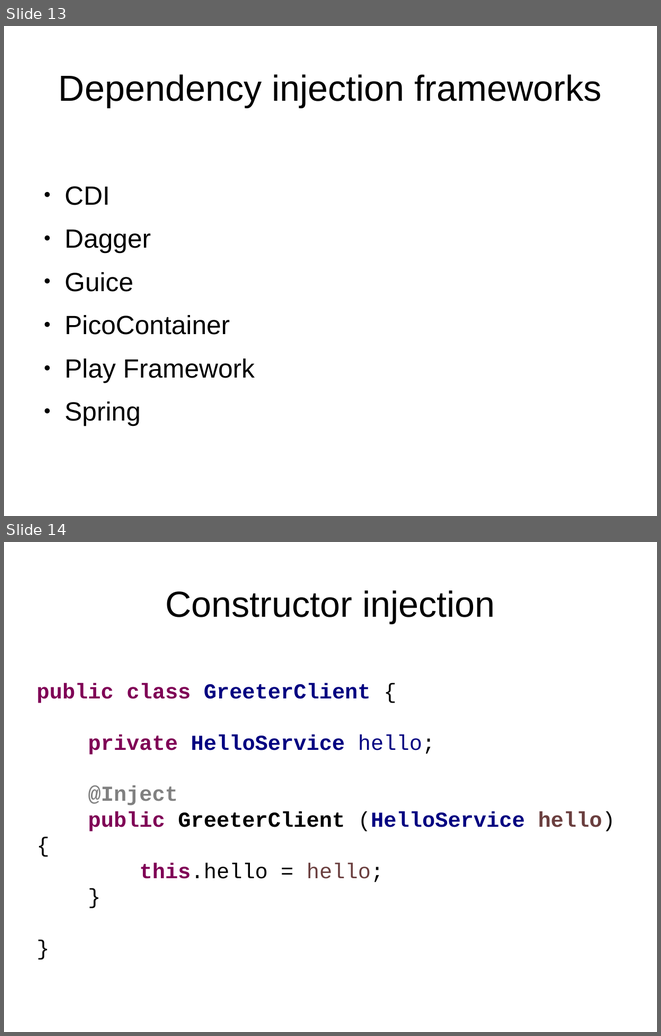
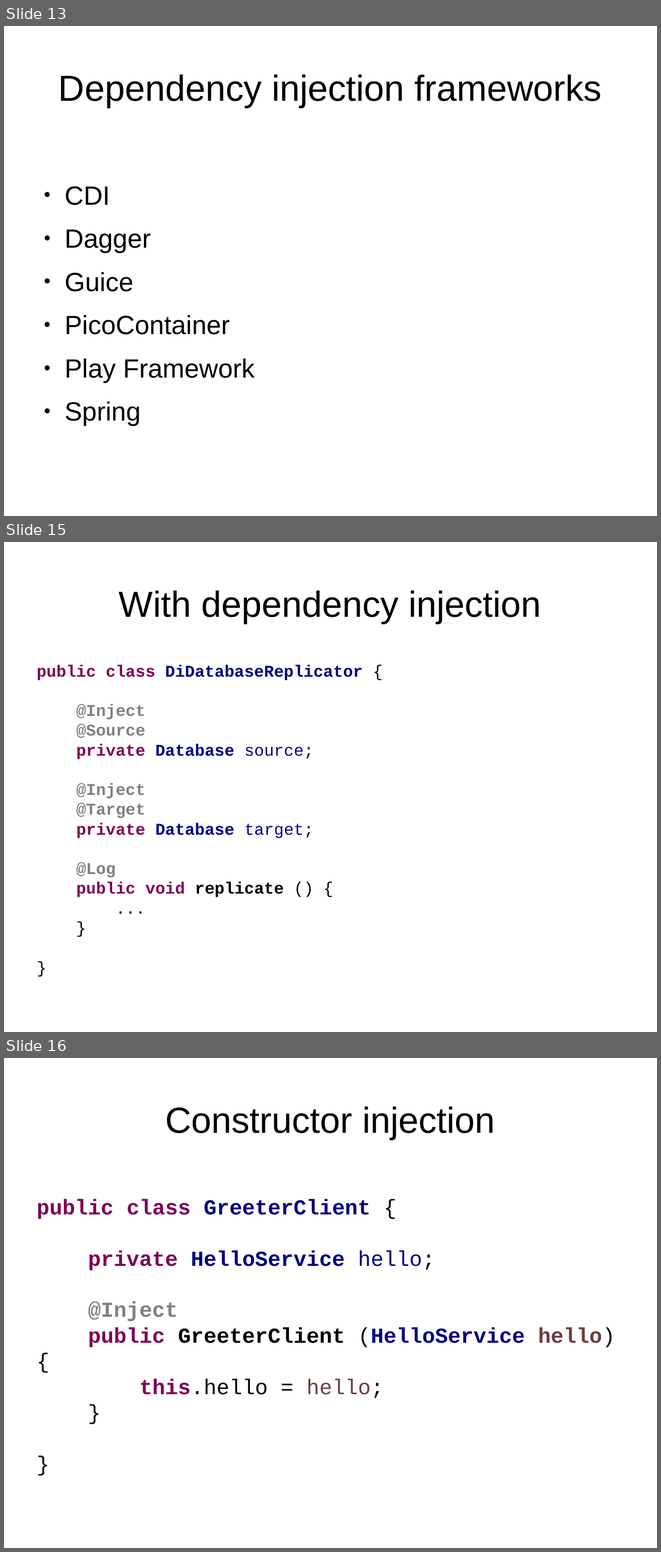
Before and after one commit to FrigoCoder/CDI, a slide deck: CDI.odp. Shown one above the other, each under a label of ours: slides 13 and 14 before the commit, slides 13, 15 and 16 after it; the slides between them are not shown. The pictures are 661x1036 and 661x1552 pixels, drawn with LibreOffice and Linux fonts; fonts in the diff are those of the drawing. Boxes give left, top, right and bottom in pixels: in the first picture for what was removed or moved away, otherwise in the second. Text is boxed around its words. In the diff, an @@ line names an element or a change of style, - is before the commit and + after.

```diff
--- a/CDI.odp
+++ b/CDI.odp
@@ slide 15 added at box(4, 542, 657, 1032), background #FFFFFF @@
@@ title added at box(119, 590, 541, 623), 44 pt, text #000000 @@
+With dependency injection
@@ text added at box(37, 664, 363, 897), 20 pt, text #000080, bold @@
+public class DiDatabaseReplicator {
+@Inject
+@Source
+private Database source;
+@Inject
+@Target
+private Database target;
+@Log
+public void replicate () {
+...
+}
+}
@@ what was slide 14 is now slide 16 @@
```
Also in this commit, not shown: 1 other slide added, 8 other files.
